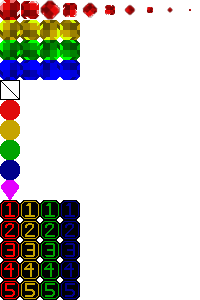
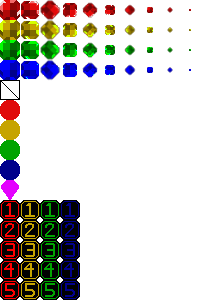
Revision of a layered 200x300 image; what changed, layer by layer:
added layer "base #3" (divide) in group "yellow" over left=20, top=20, right=191, bottom=41
added layer "colors #1" in group "yellow" over left=20, top=20, right=191, bottom=41
added layer "base #4" (divide) in group "green" over left=20, top=40, right=191, bottom=61
added layer "colors #2" in group "green" over left=20, top=40, right=191, bottom=61
moved "base #5" into group "blue", painted on it over left=20, top=20, right=191, bottom=81
added layer "colors #3" in group "blue" over left=20, top=60, right=191, bottom=81
removed group "red-2 #1" (2 layers) from group "yellow" over left=20, top=20, right=40, bottom=40
removed layer "base #9" (was divide) from group "red-2 #1" over left=20, top=20, right=40, bottom=40
removed layer "color #8" from group "red-2 #1" over left=20, top=20, right=40, bottom=40
removed group "red-3 #1" (2 layers) from group "yellow" over left=40, top=20, right=60, bottom=40
removed layer "base #10" (was divide) from group "red-3 #1" over left=40, top=20, right=60, bottom=40
removed layer "color #9" from group "red-3 #1" over left=40, top=20, right=60, bottom=40
removed group "red-4 #1" (2 layers) from group "yellow" over left=60, top=20, right=80, bottom=40
removed layer "base #11" (was divide) from group "red-4 #1" over left=60, top=20, right=80, bottom=40
removed layer "color #10" from group "red-4 #1" over left=60, top=20, right=80, bottom=40
removed group "red-2 #2" (2 layers) from group "green" over left=20, top=40, right=40, bottom=60
removed layer "base #13" (was divide) from group "red-2 #2" over left=20, top=40, right=40, bottom=60
removed layer "color #12" from group "red-2 #2" over left=20, top=40, right=40, bottom=60
removed group "red-3 #2" (2 layers) from group "green" over left=40, top=40, right=60, bottom=60
…and 16 more changes (2 painted, 14 removed, 2 renamed, 2 stack)
